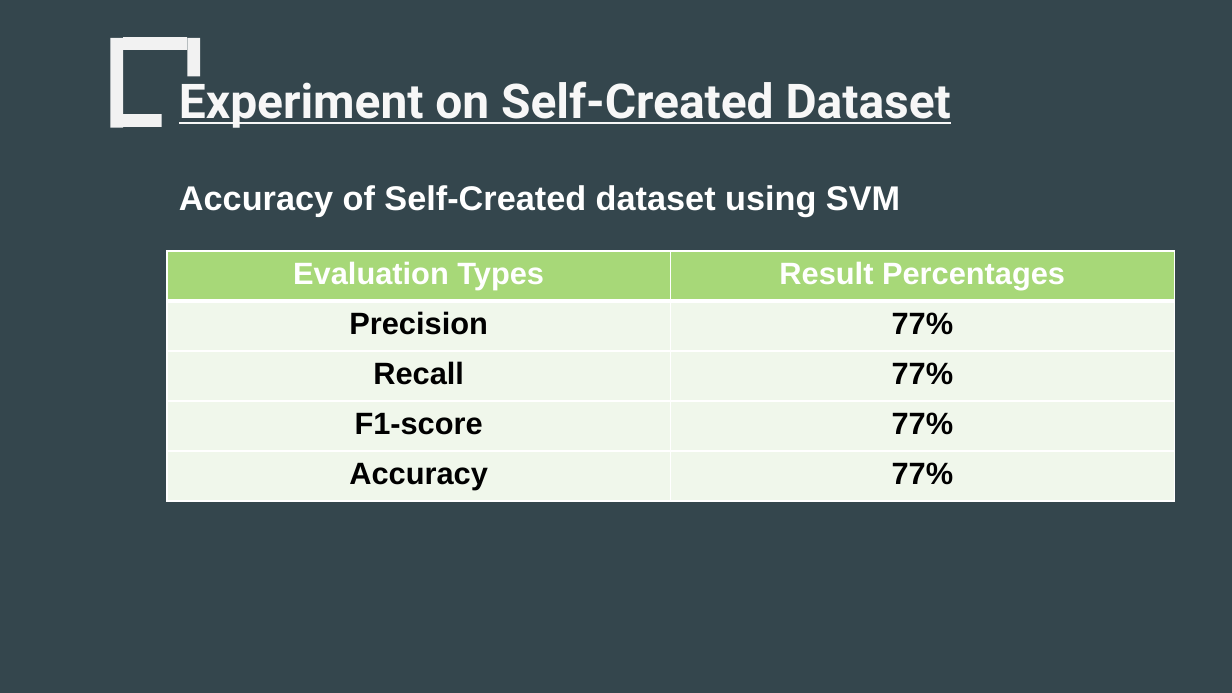
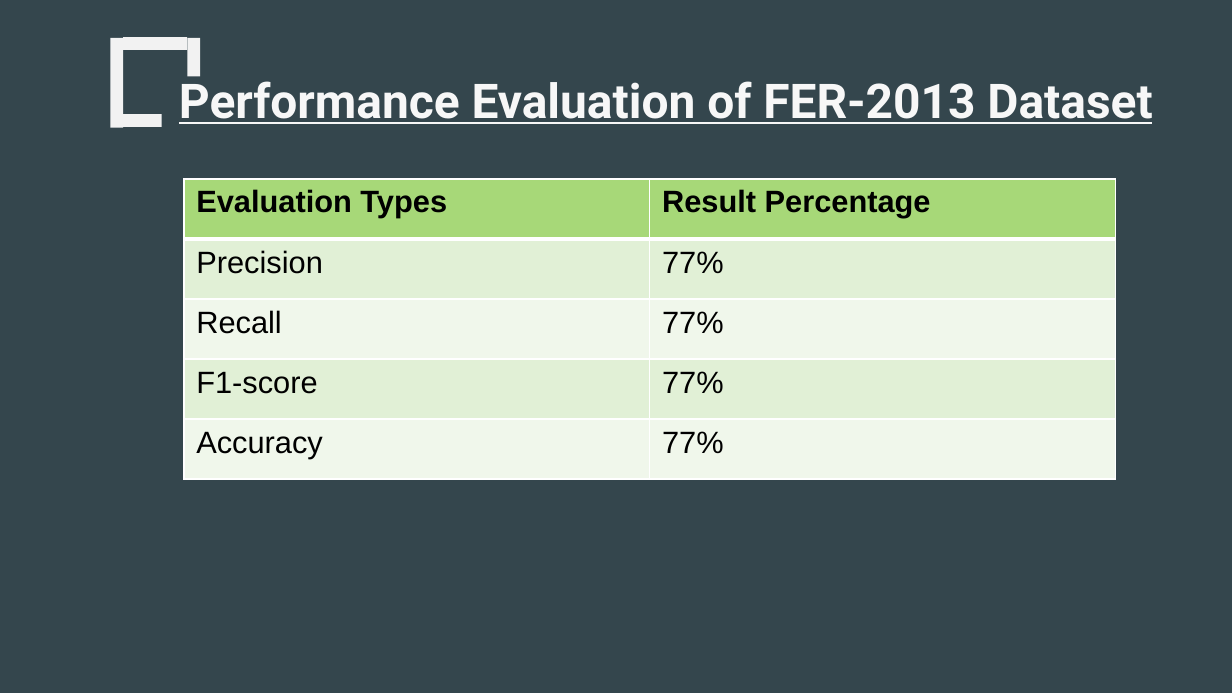
Before and after one commit to pawanagraharii/Facial-Emotion-Recognition-Using-Machine-Learning, a slide deck: slide 21 of PresentationSlides/230277162_PawanAgrahari_PresentationSlide_FacialEmotionDetectionUsingMachineLearning_2024.pptx (slide 24 before the commit). Drawn at 1232x693 pixels with LibreOffice and Linux fonts; fonts in the diff are those of the drawing. Boxes give left, top, right and bottom in pixels: in the first picture for what was removed or moved away, otherwise in the second. Text is boxed around its words. In the diff, an @@ line names an element or a change of style, - is before the commit and + after.

```diff
--- a/PresentationSlides/230277162_PawanAgrahari_PresentationSlide_FacialEmotionDetectionUsingMachineLearning_2024.pptx
+++ b/PresentationSlides/230277162_PawanAgrahari_PresentationSlide_FacialEmotionDetectionUsingMachineLearning_2024.pptx
@@ text at box(179, 74, 1152, 124): text changed @@
-Experiment on Self-Created Dataset
+Performance Evaluation of FER-2013 Dataset
@@ table at box(184, 179, 1115, 479) @@
-row 1, column 2: Result Percentages
+row 1, column 2: Result Percentage
@@ fill #F0F7EB to #E1F0D6 in 4 cells @@
@@ fill #F0F7EB to #F1F8EC in 4 cells @@
@@ text colour #FFFFFF to #000000 in "Evaluation Types" @@
@@ bold off in "Precision", "77%", "Recall", "77%" and 4 more places @@
@@ alignment centre to left @@
@@ borders changed @@
@@ table: place and size @@
-table at box(166, 251, 1174, 501)
+table at box(184, 179, 1115, 479)
@@ text removed at box(179, 185, 900, 217) @@
-Accuracy of Self-Created dataset using SVM
```
Also in this commit, not shown: 13 other slides changed, 12 slides added, 15 slides removed, 1 other file.
